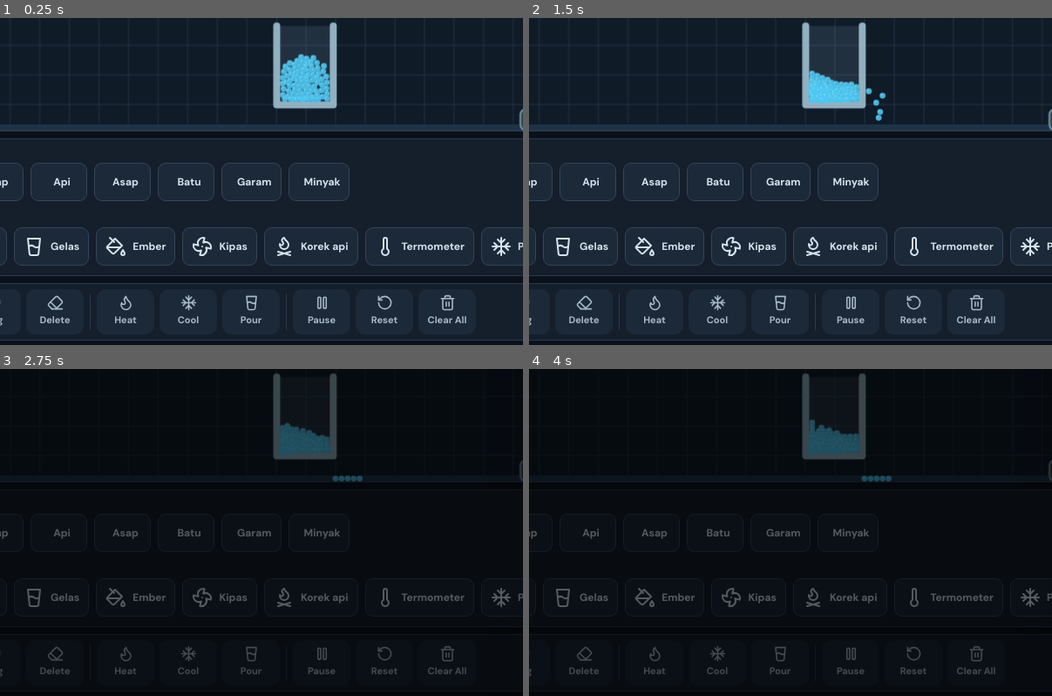
Above: before the commit, frames 1-4 (two rows, left to right).
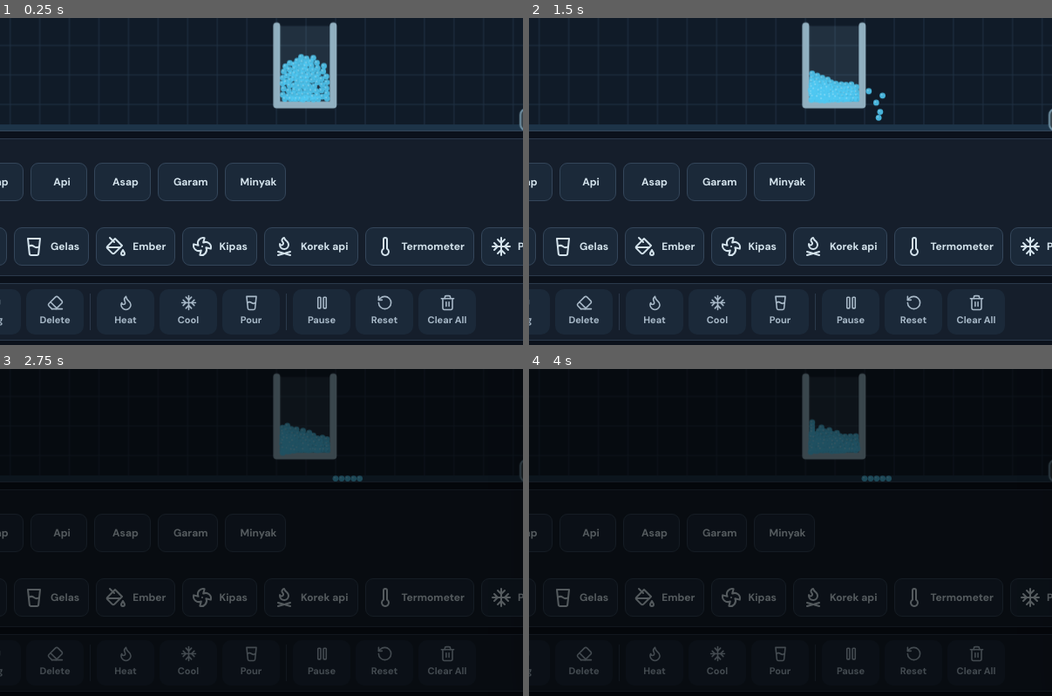
Above: after the commit, the same moments.

Repository: vexelkang-cell/gamepai
Game: browser game, page games/water-simulator/index.html
The game is run twice, just before and just after one commit, with the same random seed, the same clock (stepped at 60 frames per second) and the same inputs.
Inputs (mouse positions are % of the whole screen's width and height, from its top left):
- Up to frame 1 (0.25 s): no input
- Up to frame 2 (1.5 s): click (50, 37) at 0.27 s; tap Space at 1.1 s
- Up to frame 3 (2.75 s): tap Space at 1.6, 2.1, 2.6 s; click "Pengaturan" at 2.02 s
- Up to frame 4 (4 s): tap Space at 3.1, 3.6 s
The pictures show only the part of the screen within x 17-67%, y 49-99%; the shares and areas given below are measured in that part.

The runs differ from the first frame. In frame 1, 0.5% of the frame differs, in the area x 33-67%, y 44-56%; in frame 2, 0.5%; in frame 3, 0.2%; in frame 4, 0.2%.

Commit message:
Remove stone material from water simulator

Diff:
--- a/games/water-simulator/index.html
+++ b/games/water-simulator/index.html
@@ -141,13 +141,13 @@
   settingsBtn.addEventListener('click',()=>toggleSettings(true));document.getElementById('closeSettings').addEventListe …(234 unchanged characters)…
   const materials=[
     ['Air','#4fc8f2'],['Es','#b5efff'],['Uap','#d8eaf2'],['Api','#ff9948'],['Asap','#8b97a7'],
-    ['Batu','#929ba6'],['Garam','#f1f1dc'],['Minyak','#d7ad54']
+    ['Garam','#f1f1dc'],['Minyak','#d7ad54']
   ];
   const equipment=['Kompor','Panci','Gelas','Ember','Kipas','Korek api','Termometer','Pendingin','Kaca','Pompa air','Selang','Keran air'];
   const icons={'Kompor':'flame','Panci':'cooking-pot','Gelas':'glass-water','Ember':'paint-bucket','Kipas':'fan','Korek api':'flame-kindling','Termometer':'thermometer','Pendingin':'snowflake','Kaca':'panel-top','Pompa air':'droplets','Selang':'move-right','Keran air':'faucet'};
   const props={
     'Air':{density:1,drag:.985,r:3.4},'Es':{density:.85,drag:.94,r:4.3},'Uap':{density:-.22,drag:.94,r:4.5},'Api':{density:-.8,drag:.92,r:4.2},'Asap':{density:-.45,drag:.95,r:4.6},
-    'Batu':{density:3,drag:.87,r:5},'Garam':{density:2,drag:.84,r:3},'Minyak':{density:.72,drag:.985,r:3.7}
+    'Garam':{density:2,drag:.84,r:3},'Minyak':{density:.72,drag:.985,r:3.7}
   };
   let W=0,H=0,dpr=1,particles=[],objects=[],tool='spawn',chosen='Air',paused=false,selected=null,pointer=null,last=performance.now(),acc=0,frame=0;
   const pool=[],objectPool=[],colorByType=Object.fromEntries(materials),objectSizes={'Kompor':[95,25],'Panci':[106,72], …(186 unchanged characters)…
